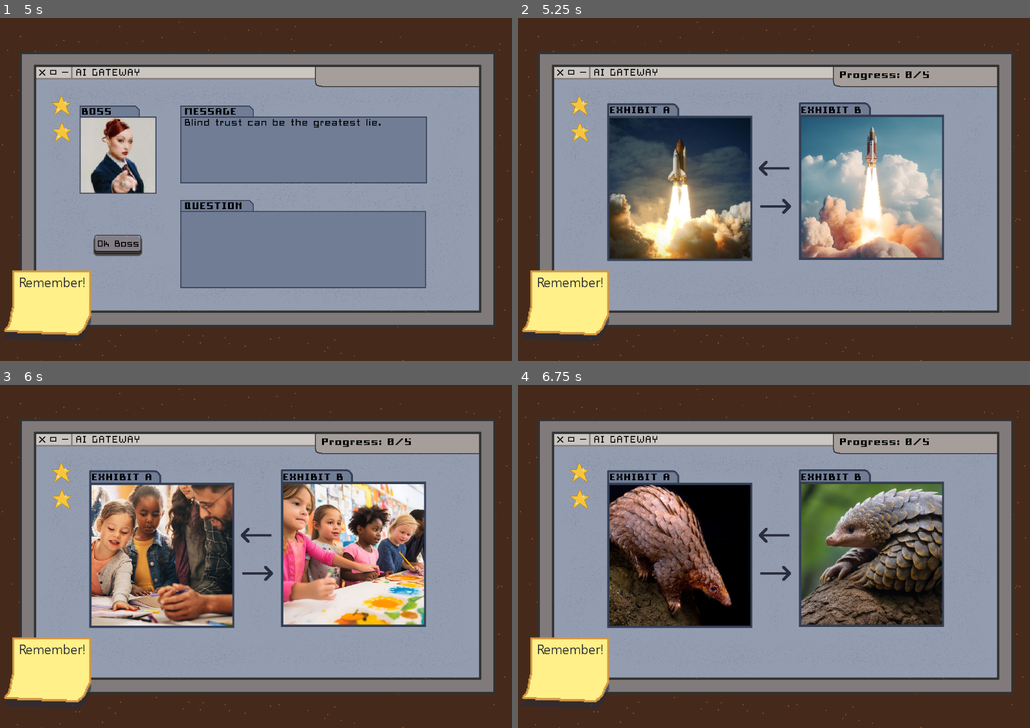
Above: before the commit, frames 1-4 (two rows, left to right).
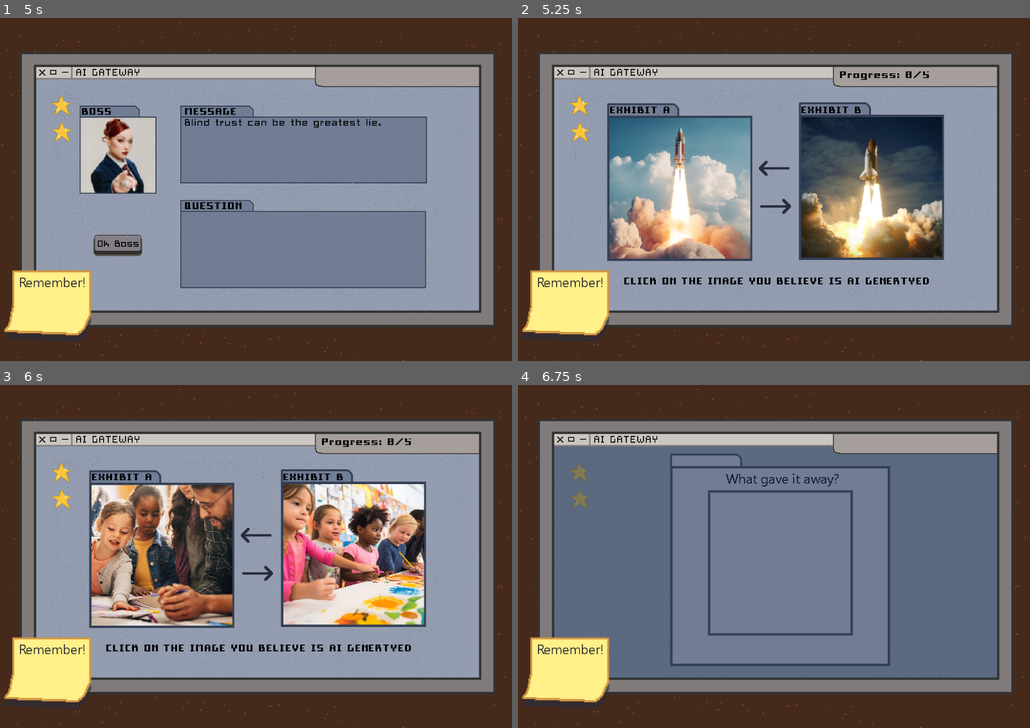
Above: after the commit, the same moments.

Repository: campiao/ai-ethics-sgame
Game: Godot game, scene res://scenes/level_two.tscn
The game is run twice, just before and just after one commit, with the same random seed, the same clock (stepped at 60 frames per second) and the same inputs. This scene is started directly instead of the project's main scene.
Inputs (mouse positions are in pixels of both pictures, inside the frame that each line leads up to):
- Up to frame 1 (5 s): click (117, 244) at 0.5 s; click (117, 244) at 1.25 s; click (117, 244) at 2 s; move the mouse to (230, 258) at 2.77 s; click (230, 258) at 2.85 s; tap Enter at 3.5 s; move the mouse to (414, 240) at 3.52 s; click (414, 240) at 3.6 s; move the mouse to (102, 138) at 4.27 s; click (102, 138) at 4.35 s
- Up to frame 2 (5.25 s): tap Space at 5 s; move the mouse to (799, 189) at 5.02 s; click (799, 189) at 5.1 s
- Up to frame 3 (6 s): tap Enter at 5.75 s; move the mouse to (179, 470) at 5.77 s; click (179, 470) at 5.85 s
- Up to frame 4 (6.75 s): tap Space at 6.5 s; move the mouse to (886, 539) at 6.52 s; click (886, 539) at 6.6 s

Frame 1 is identical in both runs. In frame 2, 22% of the frame differs, in the area x 17-83%, y 28-78%; in frame 3, 0.6%; in frame 4, 55%, in the area x 7-94%, y 15-86%.
Error in both runs: Invalid access of index '5' on a base object of type: 'Array'. (res://scripts/initial_boss.gd:12)

Commit message:
feat: clicking on ai images advances screen, on real images changes the image pair

Diff:
--- a/ai-ethics-serious-game/scenes/level_two.tscn
+++ b/ai-ethics-serious-game/scenes/level_two.tscn
@@ -239,6 +239,7 @@
 text = "EXHIBIT B"
 
 [node name="ProgressLabel" type="Label" parent="UI_Images"]
+layout_mode = 0
 offset_left = 675.0
 offset_top = 108.0
 offset_right = 1001.0
@@ -249,6 +250,17 @@
 text = "Progress: 0/5"
 vertical_alignment = 1
 
+[node name="TitleImageLeftLabel2" type="Label" parent="UI_Images"]
+offset_left = 194.0
+offset_top = 545.0
+offset_right = 894.0
+offset_bottom = 568.0
+theme_override_colors/font_color = Color(0, 0, 0, 1)
+theme_override_fonts/font = ExtResource("3_4br1q")
+theme_override_font_sizes/font_size = 20
+text = "CLICK ON THE IMAGE YOU BELIEVE IS AI GENERTYED"
+horizontal_alignment = 1
+
 [node name="ImagePairs" type="Node2D" parent="."]
 
 [node name="Pair1" type="Node2D" parent="ImagePairs"]
@@ -288,6 +300,7 @@
 texture = ExtResource("18_14r41")
 
 [node name="ExamineScreen" type="Control" parent="."]
+visible = false
 layout_mode = 3
 anchors_preset = 15
 anchor_right = 1.0
--- a/ai-ethics-serious-game/scripts/level_two/level_2_manager.gd
+++ b/ai-ethics-serious-game/scripts/level_two/level_2_manager.gd
@@ -31,12 +31,14 @@
 @onready var examine_screen: Control = $ExamineScreen
 
 @onready var pairs : Array[Node] = image_pairs.get_children()
+
 # Flow control
 var is_entity_visible := false
 # Text animation speed
 var text_update_speed := 2.0
 
 var possible_image_pairs := range(0,4)
+var is_left_image_ai := false
 
 var level_2_transition_dialogue = [
 	"You’ll now access files and images generated by AI.",
@@ -75,14 +77,20 @@
 	var image_pair = possible_image_pairs.pick_random()
 	var first_pair = pairs[image_pair]
 
-
 	possible_image_pairs.remove_at(possible_image_pairs.find(image_pair))
-
 
 	var rect_left :TextureRect = image_left.get_child(0)
 	var rect_right :TextureRect = image_right.get_child(0)
-	rect_left.texture = first_pair.get_child(0).texture
-	rect_right.texture = first_pair.get_child(1).texture
+
+	is_left_image_ai = range(0,2).pick_random()
+	print(is_left_image_ai)
+
+	if is_left_image_ai:
+		rect_left.texture = first_pair.get_child(1).texture
+		rect_right.texture = first_pair.get_child(0).texture
+	else:
+		rect_left.texture = first_pair.get_child(0).texture
+		rect_right.texture = first_pair.get_child(1).texture
 
 
 func _on_ok_boss_button_pressed() -> void:
@@ -124,7 +132,7 @@
 	if event.is_action("left_mouse_btn_clicked"):
 		print("clicked on the image!")
 		is_image_clicked = true
-		if is_left_image:
+		if (is_left_image and is_left_image_ai) or (not is_left_image and not is_left_image_ai):
 			advance_to_examine_screen()
 		else:
 			set_up_images()
